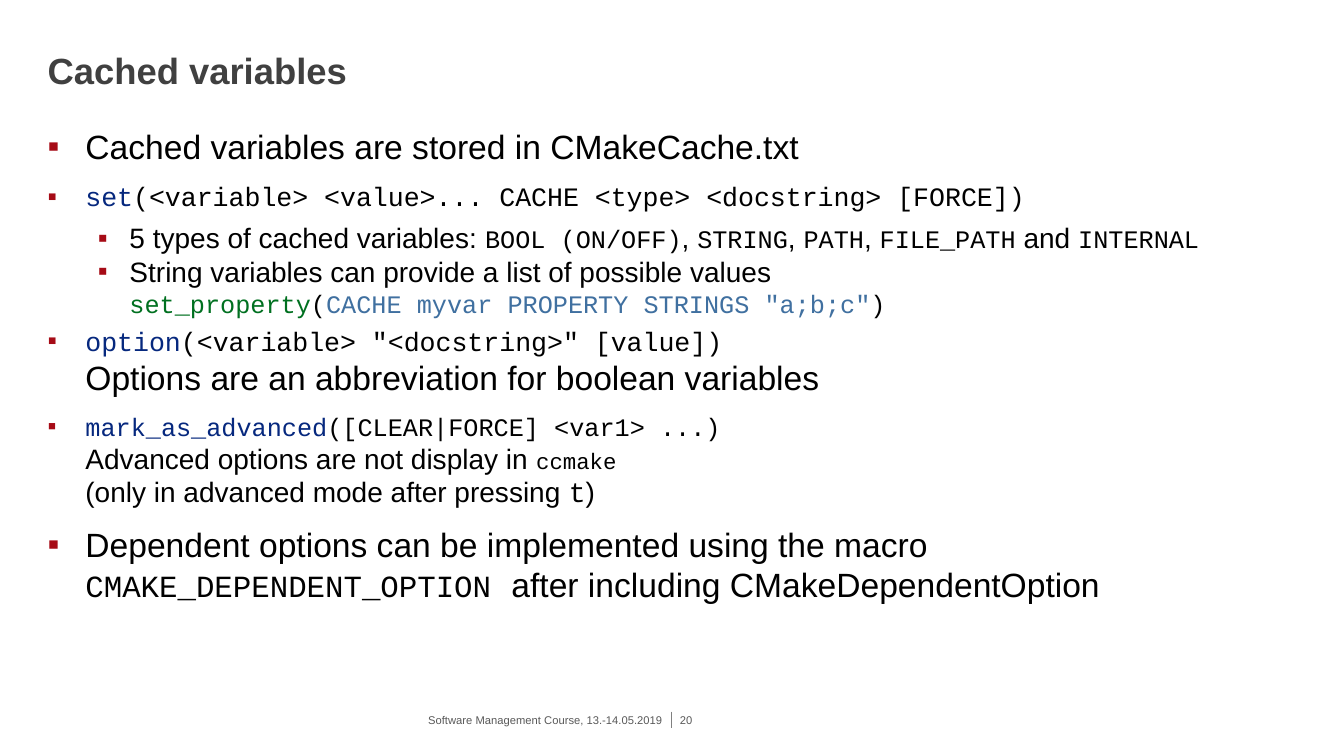
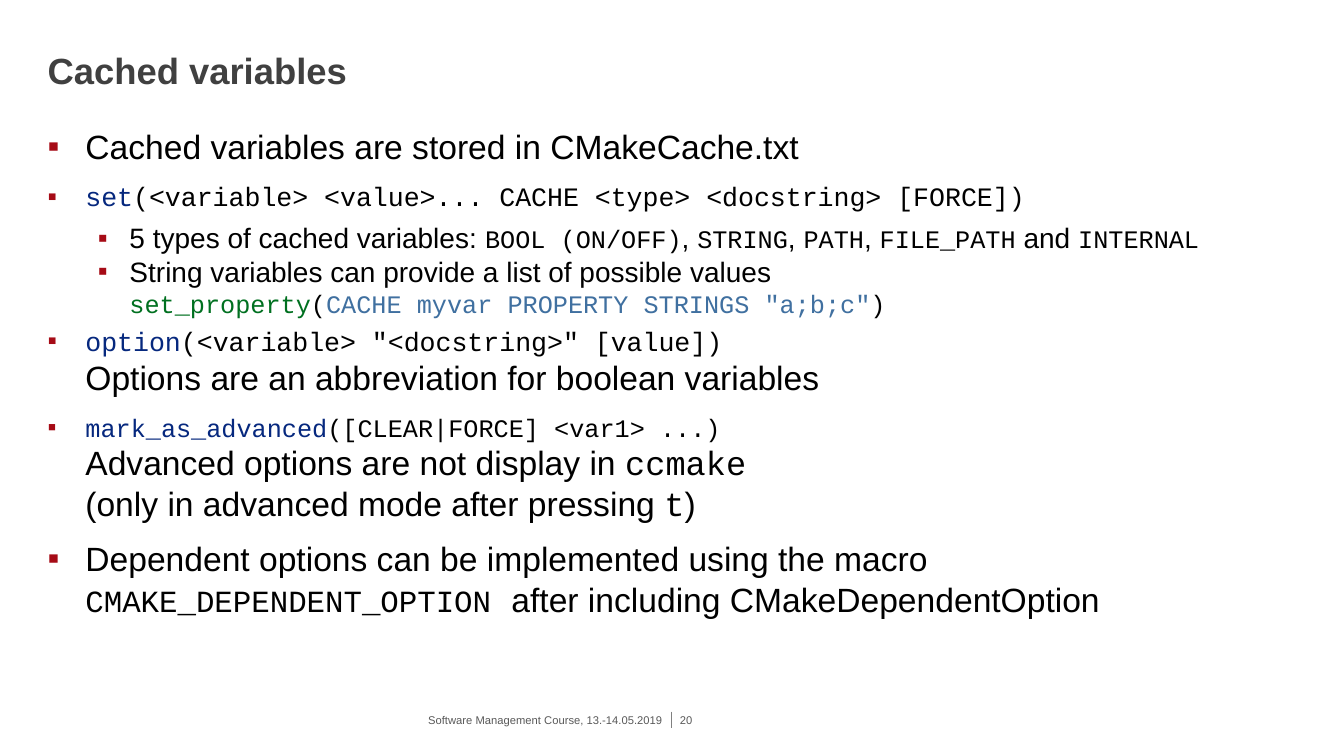
Before and after one commit to eth-cscs/SoftwareManagementCourse2019, a slide deck: slide 20 of cmake/2019-05-13^.14_CMake.pptx. Drawn at 1344x756 pixels with LibreOffice and Linux fonts; fonts in the diff are those of the drawing; background and template pictures are left out. Boxes give left, top, right and bottom in pixels: in the first picture for what was removed or moved away, otherwise in the second. Text is boxed around its words. In the diff, an @@ line names an element or a change of style, - is before the commit and + after.

```diff
--- a/cmake/2019-05-13^.14_CMake.pptx
+++ b/cmake/2019-05-13^.14_CMake.pptx
@@ text at bbox=[85, 418, 746, 523]: size 20 to 24 pt in "Advanced options are not display in (only ..."; size 16 to 24 pt in "ccmake" @@
```
Also in this commit, not shown: 19 other slides changed, 3 slides added.
